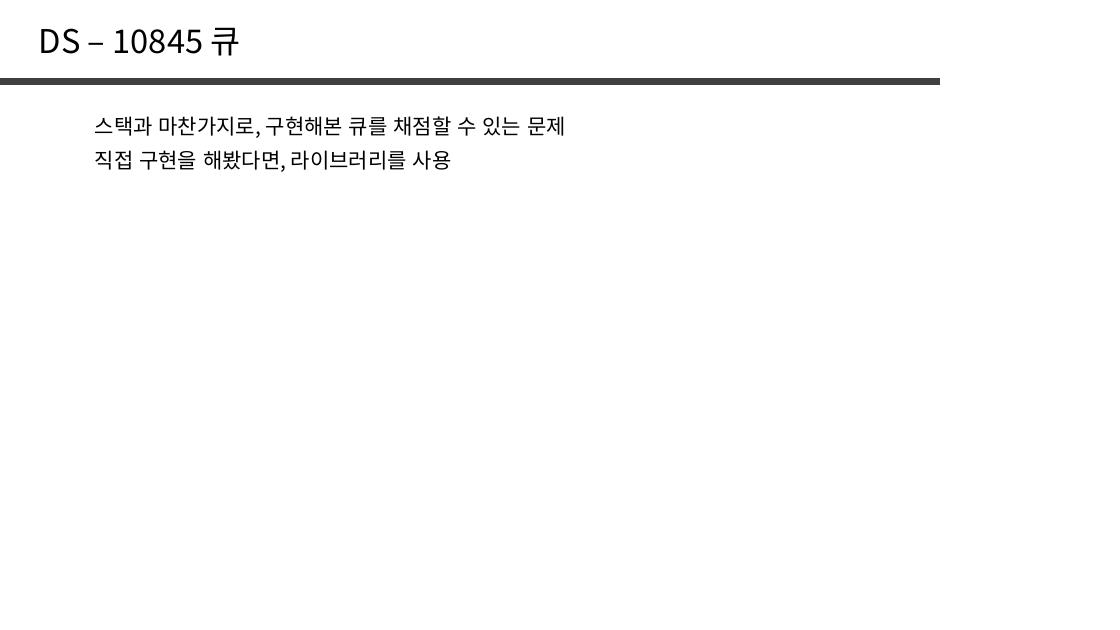
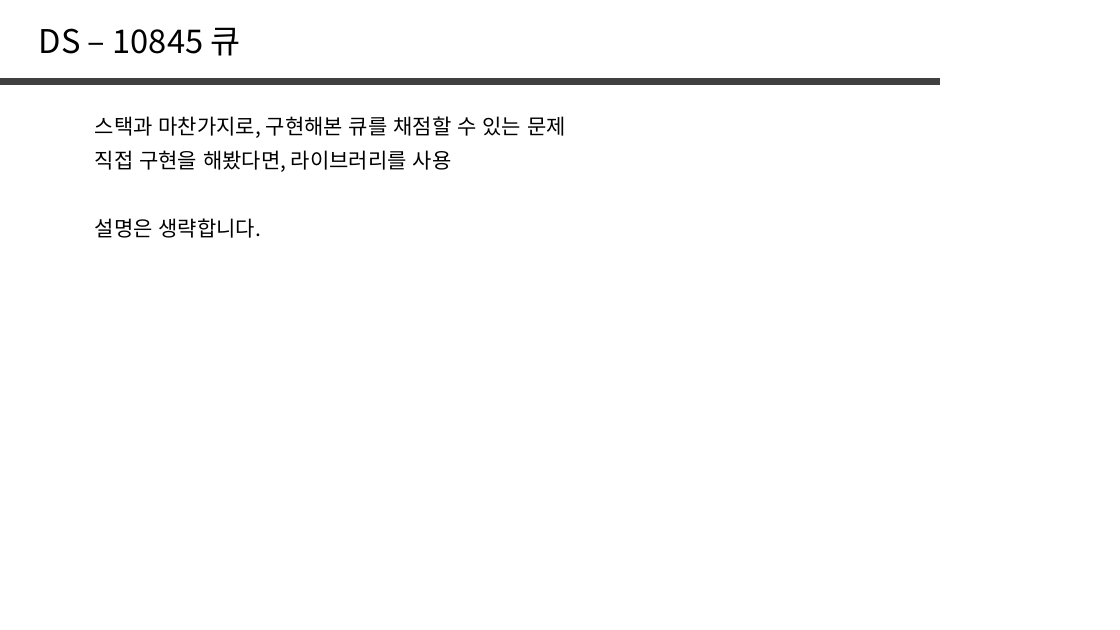
Before and after one commit to jaehoo1/PS-study, a slide deck: slide 27 of study/7_Stack, Queue, List.pptx (slide 26 before the commit). Drawn at 1120x630 pixels with LibreOffice and Linux fonts; fonts in the diff are those of the drawing. Boxes give left, top, right and bottom in pixels: in the first picture for what was removed or moved away, otherwise in the second. Text is boxed around its words. In the diff, an @@ line names an element or a change of style, - is before the commit and + after.

```diff
--- a/study/7_Stack, Queue, List.pptx
+++ b/study/7_Stack, Queue, List.pptx
@@ text added at (95,218,261,238), 18 pt, text #000000 @@
+설명은 생략합니다.
```
Also in this commit, not shown: 1 other slide changed, 1 slide added.
